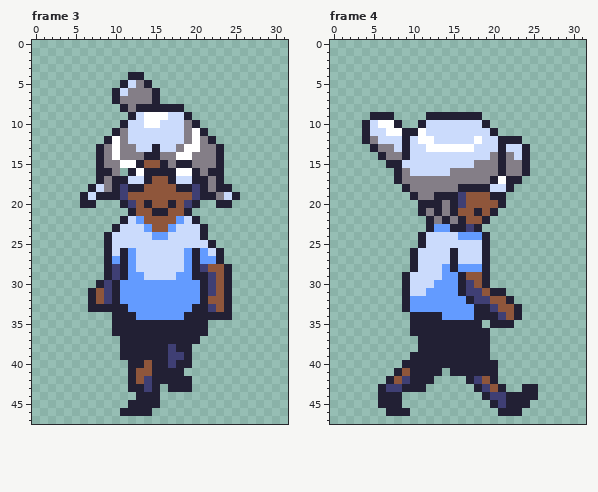
Pixel-art file -- assets/imgs/grandma.ase. Above, as it was before the edit.
32x48 pixels, 12 frames. Shown: frame 3, frame 4. The commit also changed other frames, which this record leaves out.
New version:
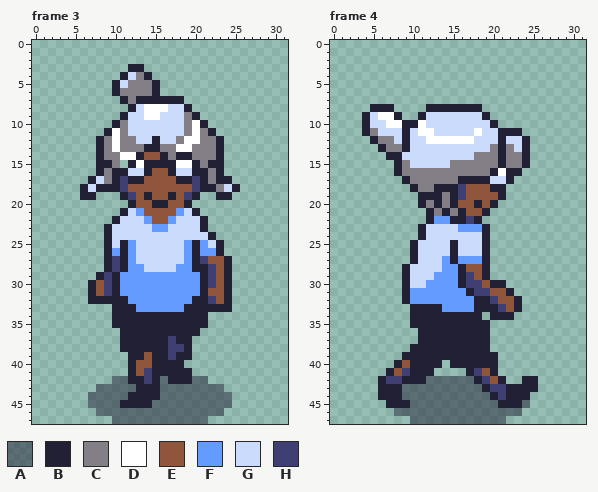
Palette (. is transparent): A #22203480  B #222034  C #847e87  D #ffffff  E #8f563b  F #639bff  G #cbdbfc  H #3f3f74
Changes in this commit:
layer "Layer 1" now shown
Changed rows in their new state; - is an unchanged pixel.
Frame 3, layers "Layer 2", "Layer 1":
first column x 6:
 3 ------BB------------
 4 -----BGCB-----------
 5 ----BGC-CB----------
 6 -----C--------------
 7 ----.B-BB-BBB-------
 8 -----.BGDDDGGB------
 9 -----BG---G--CB-----
10 ----BC--GG----DB----
11 ---BD----------CB---
12 --BC--C--B--CD--CB--
13 -------CB-CCD-C-----
14 ----CDDBEEB-BB------
15 ---B-.BDBB-BDDB-B---
16 ---CBBGG-EE-GG-BC---
17 -BG--HBBE--EBBH---B-
18 BGBB--EE----EE--BCGB
19 -B...BH-B--B-HB..BB.
20 ..---.B-EBBE-B.--..-
21 -----BGF-EE-FGB-----
22 ----BG-GF--FG-GB----
23 ---BG---GFFG--------
24 ---------GG----GB---
25 -----BF------FBFGB--
26 ----F-----------F---
27 ----H----------HEEB-
28 -------F----F--BH---
29 --BHBF--FFFF--F-----
30 -BE-----------------
31 ----------------E---
32 --BB-B--------B-H---
33 -...--B------B--BB--
34 -------BBBBBB---...-
36 ----.----------.----
37 -----------H--.-----
38 ------------H-------
39 -----.--E---B-------
40 -------E---B-.------
41 --------H----B------
42 ----AA-B--A---AA----
43 --AAAAA-B-AAAAAAAA--
44 -AAAAAB---AAAAAAAAA-
45 -AAAAB---AAAAAAAAAA-
46 --AAAAAAAAAAAAAAAA--
47 ----AAAAAAAAAAAA----
Frame 4, layers "Layer 2", "Layer 1":
first column x 4:
 8 -BBB----BBBBBBB-------
 9 BGDDB--BGGGGGGGB------
10 --G-DBBD-------GB-----
11 -C-GG-G-D-----D-GBBB--
12 .BCC---G-DDDDDG---GGB-
13 -.B-C---GGGGGG--C-C---
14 --.BBG--------CC---C--
15 ---.-C-----CCC--------
16 ------CCCCC-----BDBB.-
17 ----.B------BBBBGG-.--
18 -----.B--BBBHEEEBB.---
19 ------.BB-C-----E-----
20 --------C---E-B-B.----
21 -------.BCBCB-EB.-----
22 ---------FFB-HB.------
23 -------BGGGGFFFB------
24 ------------GGG-------
25 ------BG---B----------
27 ----------F-FFF-------
28 -----BG----FBEE-------
29 ---------F---H--------
30 --------F-----HEBB----
31 ------FF----FB-HEEB---
32 -------------FBBH-EB--
33 -----.BBBB------BH----
34 ----------BBBB-.-BB.--
35 ---------------B...---
36 ------.---------------
38 ------B---------------
39 -----B----------B-----
40 ----BE----.-----------
41 ---BEH---.-..-HE------
42 --BHHB--AAAAAABHEB--BB
43 ---BBAAAAAAAAAABHHBB--
44 -----AAAAAAAAAAAB----.
45 --.--BAAAAAAAAAAAB--A-
46 ---.AAAAAAAAAAAAAAAA--
47 ------AAAAAAAAAAAA----
Where, in picture pixels (left, top, right, bottom), the same in both pictures:
changed: (80, 64, 240, 424)
changed: (362, 104, 538, 424)
